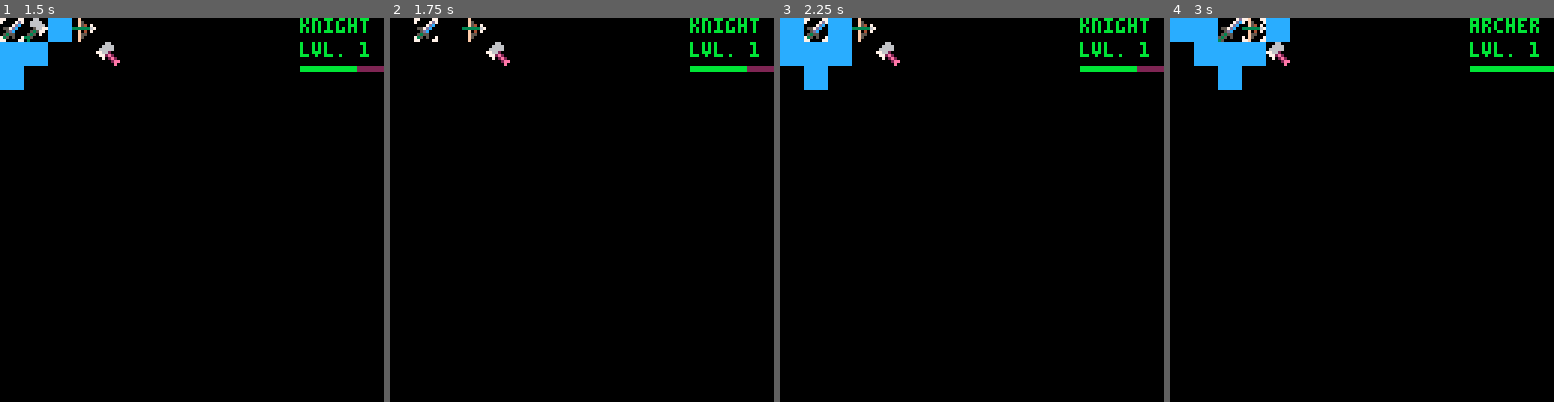
Above: before the commit, frames 1-4 (left to right).
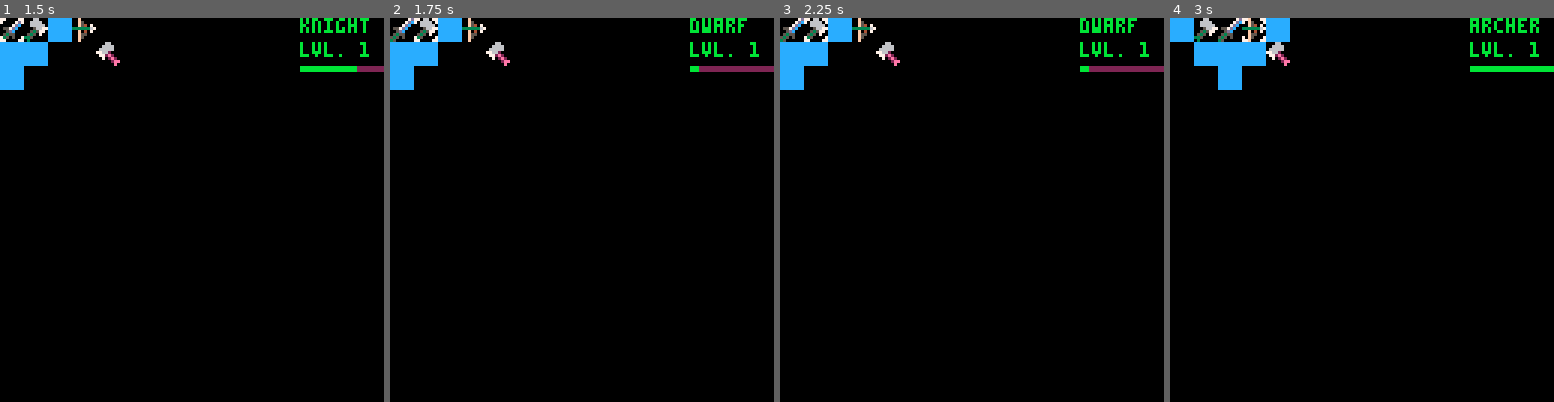
Above: after the commit, the same moments.

Repository: cstephen/PICO-8-Tactics
Game: PICO-8 cartridge tactics.p8
The game is run twice, just before and just after one commit, with the same random seed, the same clock (stepped at 60 frames per second) and the same inputs.
Inputs:
- Up to frame 1 (1.5 s): tap O (Z key) at 0.7 s
- Up to frame 2 (1.75 s): hold Right from 1.6 s (still down); tap O (Z key) at 1.7 s
- Up to frame 3 (2.25 s): release Right at 2.1 s; tap O (Z key) at 2.1 s; hold Up from 2.15 s (still down)
- Up to frame 4 (3 s): release Up at 2.42 s; hold Right from 2.47 s (still down); tap O (Z key) at 2.5, 2.9 s

Frame 1 is identical in both runs. In frame 2, 2.3% of the frame differs, in the area x 0-97%, y 0-19%; in frame 3, 2.1%; in frame 4, 0.4%.

Commit message:
Prevent units from moving overtop other units.

Diff:
--- a/tactics.p8
+++ b/tactics.p8
@@ -126,7 +126,8 @@
     elseif moving == true
     and attacking == false
     and valid[select.x] != nil
-    and valid[select.x][select.y] != nil then
+    and valid[select.x][select.y] != nil
+    and typemask[select.x][select.y] == "neutral" then
       move()
       attackspaces()
     elseif moving == false
